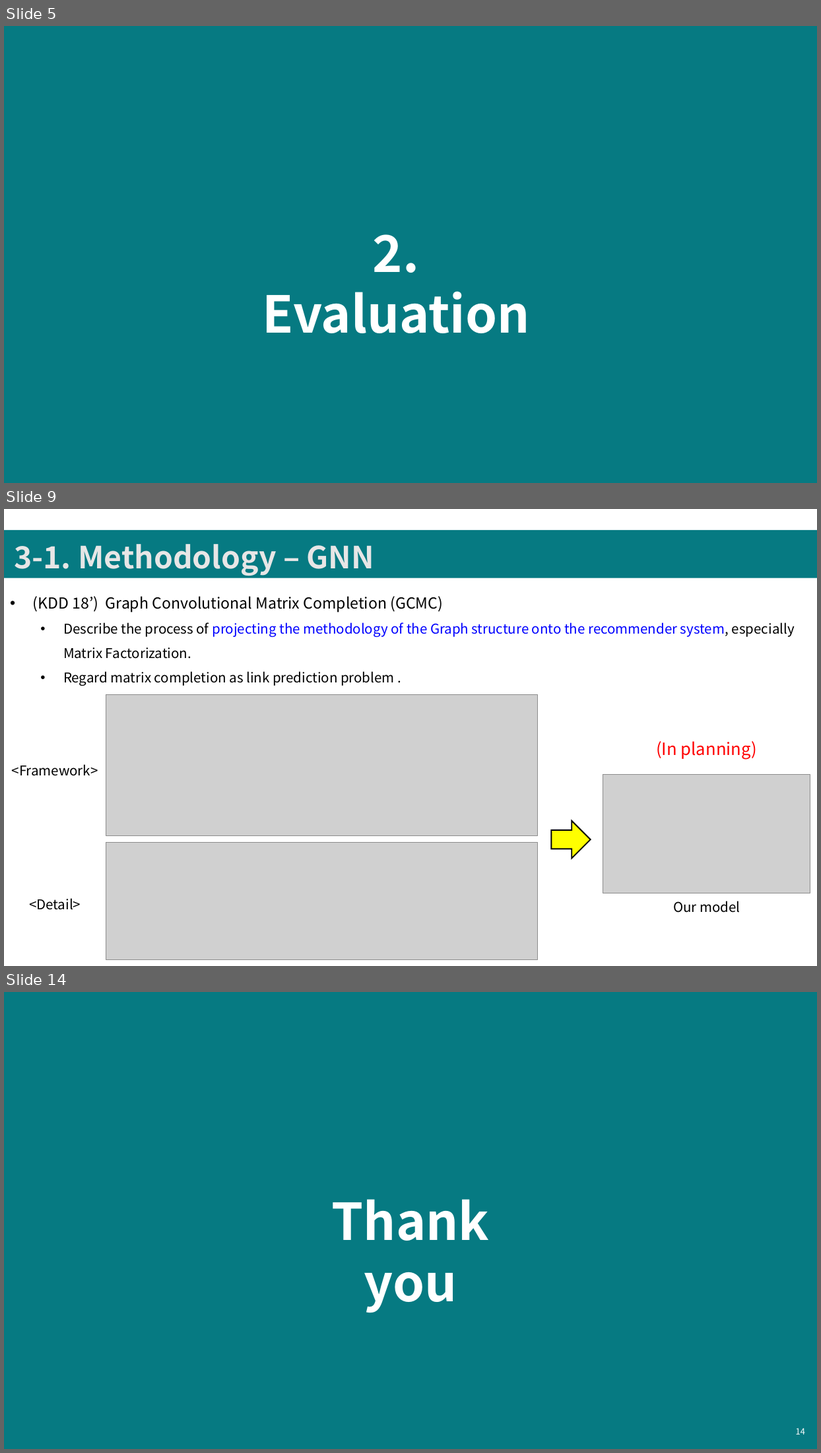
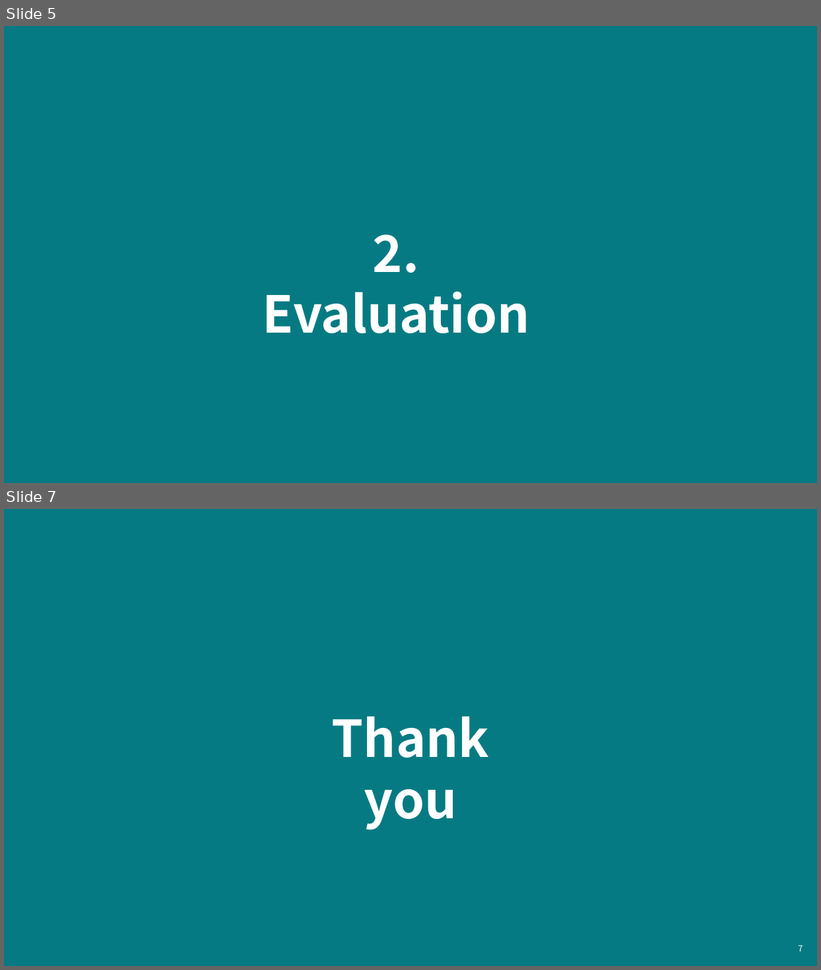
Before and after one commit to keejun-han/NLP_GNN_STUDY, a slide deck: Movie/(210820)sentiment_analysis_bert(이천솔).pptx. Shown one above the other, each under a label of ours: slides 5, 9 and 14 before the commit, slides 5 and 7 after it; the slides between them are not shown. The pictures are 821x1453 and 821x970 pixels, drawn with LibreOffice and Linux fonts; fonts in the diff are those of the drawing; grey boxes stand for pictures. Boxes give left, top, right and bottom in pixels: in the first picture for what was removed or moved away, otherwise in the second. Text is boxed around its words. In the diff, an @@ line names an element or a change of style, - is before the commit and + after.

```diff
--- a/Movie/(210820)sentiment_analysis_bert(이천솔).pptx
+++ b/Movie/(210820)sentiment_analysis_bert(이천솔).pptx
@@ slide 9 removed at <box>4,509,817,966</box>, background #FFFFFF @@
@@ rectangle removed at <box>4,529,817,578</box> @@
@@ text removed at <box>14,544,374,576</box> @@
-3-1. Methodology – GNN
@@ text removed at <box>33,596,795,686</box> @@
-• (KDD 18’) Graph Convolutional Matrix Completion (GCMC)
-  • Describe the process of projecting the methodology of the Graph structure onto the recommender system, especially Matrix Factorization.
-  • Regard matrix completion as link prediction problem .
@@ picture removed at <box>106,695,539,836</box> @@
@@ text removed at <box>656,741,757,759</box> @@
-(In planning)
@@ text removed at <box>12,764,98,776</box> @@
-<Framework>
@@ picture removed at <box>603,775,811,894</box> @@
@@ right arrow removed at <box>552,821,591,859</box> @@
@@ picture removed at <box>106,843,539,960</box> @@
@@ text removed at <box>29,898,81,910</box> @@
-<Detail>
@@ text removed at <box>673,901,740,913</box> @@
-Our model
@@ what was slide 14 is now slide 7 @@
@@ page number at <box>798,945,803,952</box>: text changed @@
-14
+7
```
Also in this commit, not shown: 2 slides changed, 11 other slides removed, 12 other files.
